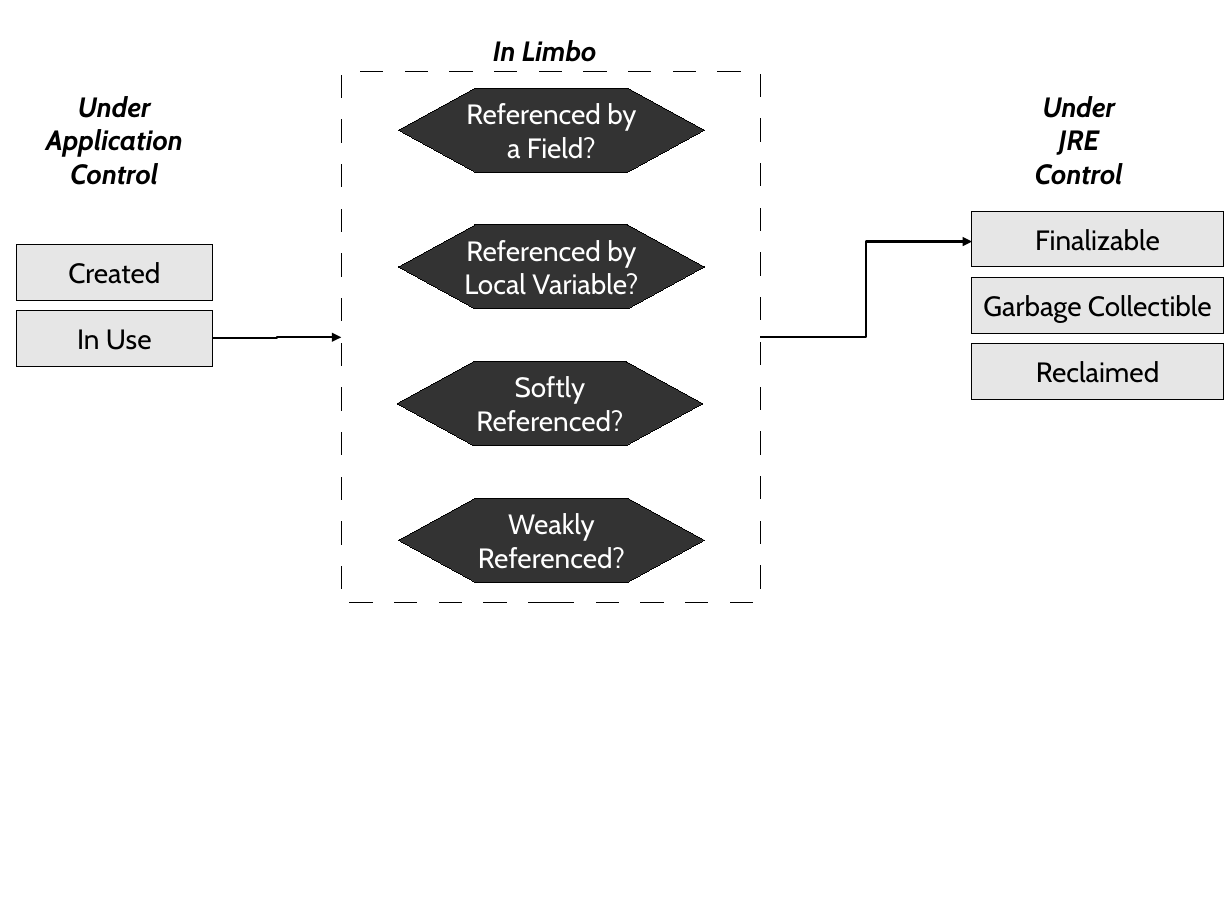
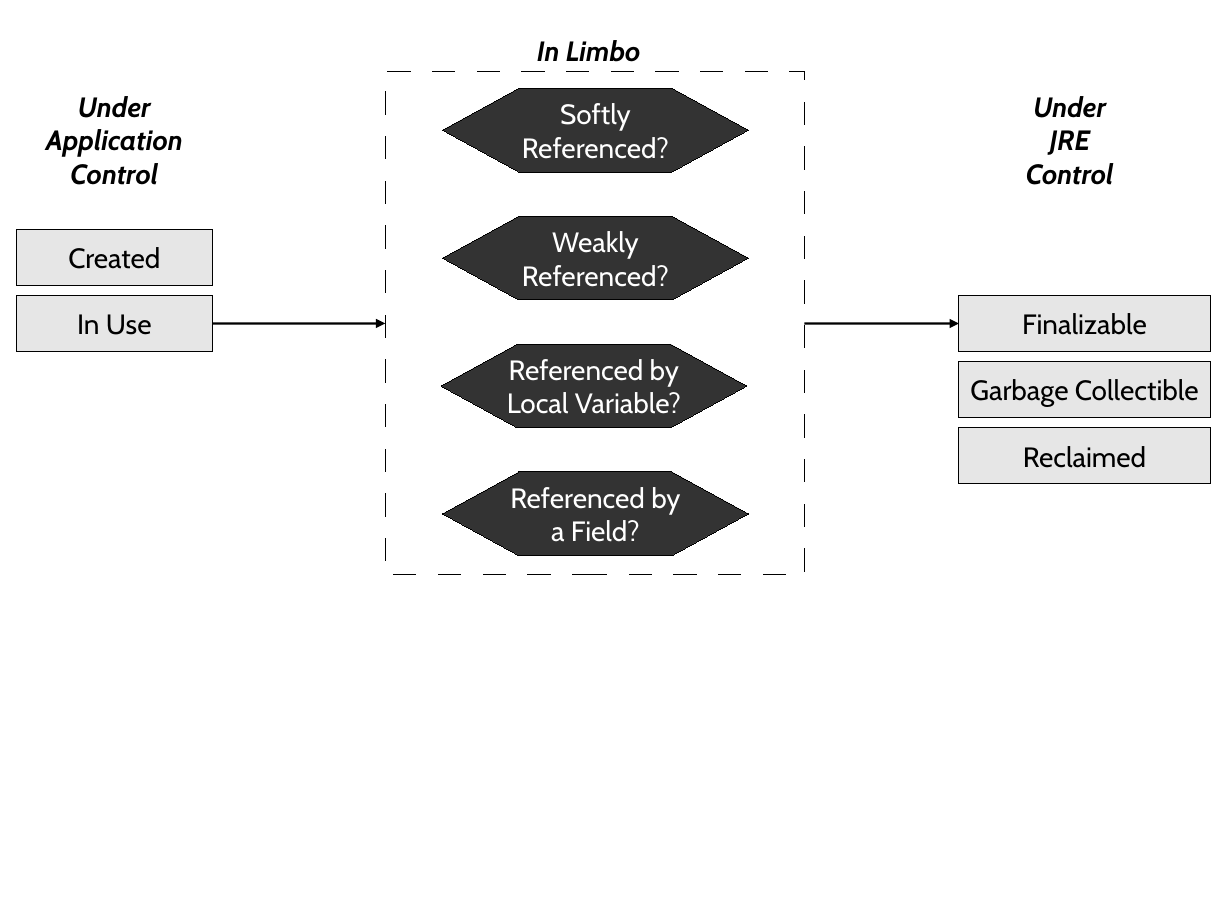
Before and after one commit to TheRuncibleTuner/bloatbook, a slide deck: slide 1 of Figures/lifetime/states.odp. Drawn at 1232x924 pixels with LibreOffice and Linux fonts; fonts in the diff are those of the drawing. Boxes give left, top, right and bottom in pixels: in the first picture for what was removed or moved away, otherwise in the second. Text is boxed around its words. In the diff, an @@ line names an element or a change of style, - is before the commit and + after.

```diff
--- a/Figures/lifetime/states.odp
+++ b/Figures/lifetime/states.odp
@@ text "In Limbo": place and size @@
-text "In Limbo" at bbox=[493, 40, 597, 62]
+text "In Limbo" at bbox=[537, 40, 641, 62]
@@ rectangle: place and size @@
-rectangle at bbox=[341, 72, 760, 603]
+rectangle at bbox=[386, 72, 805, 575]
@@ hexagon "Softly": place and size @@
-hexagon "Softly" at bbox=[399, 88, 705, 172]
+hexagon "Softly" at bbox=[443, 88, 749, 172]
@@ text "Under": place and size @@
-text "Under" at bbox=[1035, 96, 1123, 185]
+text "Under" at bbox=[1026, 96, 1114, 185]
@@ text in hexagon at bbox=[522, 103, 669, 159]: text changed @@
-Referenced by
-a Field?
+Softly
+Referenced?
@@ rectangle "Created": place and size @@
-rectangle "Created" at bbox=[17, 245, 212, 301]
+rectangle "Created" at bbox=[17, 229, 212, 285]
@@ hexagon "Weakly": place and size @@
-hexagon "Weakly" at bbox=[399, 225, 705, 309]
+hexagon "Weakly" at bbox=[443, 216, 749, 300]
@@ text in hexagon at bbox=[522, 231, 669, 287]: text changed @@
-Referenced by
-Local Variable?
+Weakly
+Referenced?
@@ elbow arrow removed from (760, 338) to (973, 241) @@
@@ rectangle "In Use": place and size @@
-rectangle "In Use" at bbox=[17, 311, 212, 367]
+rectangle "In Use" at bbox=[17, 295, 212, 351]
@@ elbow arrow moved from (212, 339) - (341, 338) to (212, 323) - (386, 323) @@
@@ elbow arrow (212, 323) - (386, 323): elbow arrow to arrow @@
@@ arrow added from (805, 323) to (959, 323), #000000 1.45 pt @@
@@ hexagon "Referenced by": place and size @@
-hexagon "Referenced by" at bbox=[397, 362, 703, 446]
+hexagon "Referenced by" at bbox=[442, 344, 748, 428]
@@ text in hexagon at bbox=[507, 359, 681, 414]: text changed @@
-Softly
-Referenced?
+Referenced by
+Local Variable?
@@ 3 rectangles: place and size @@
-3 rectangles at bbox=[973, 211, 1224, 399]
+3 rectangles at bbox=[959, 295, 1211, 484]
@@ hexagon "Referenced by": place and size @@
-hexagon "Referenced by" at bbox=[399, 499, 705, 582]
+hexagon "Referenced by" at bbox=[443, 472, 749, 556]
@@ text in hexagon at bbox=[510, 487, 680, 542]: text changed @@
-Weakly
-Referenced?
+Referenced by
+a Field?
```
Also in this commit, not shown: 1 other file.
